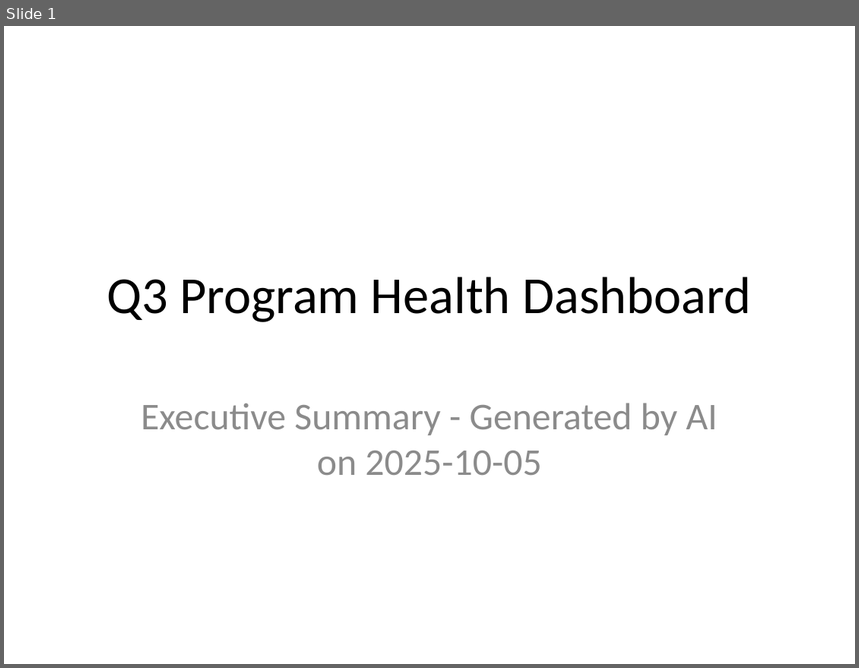
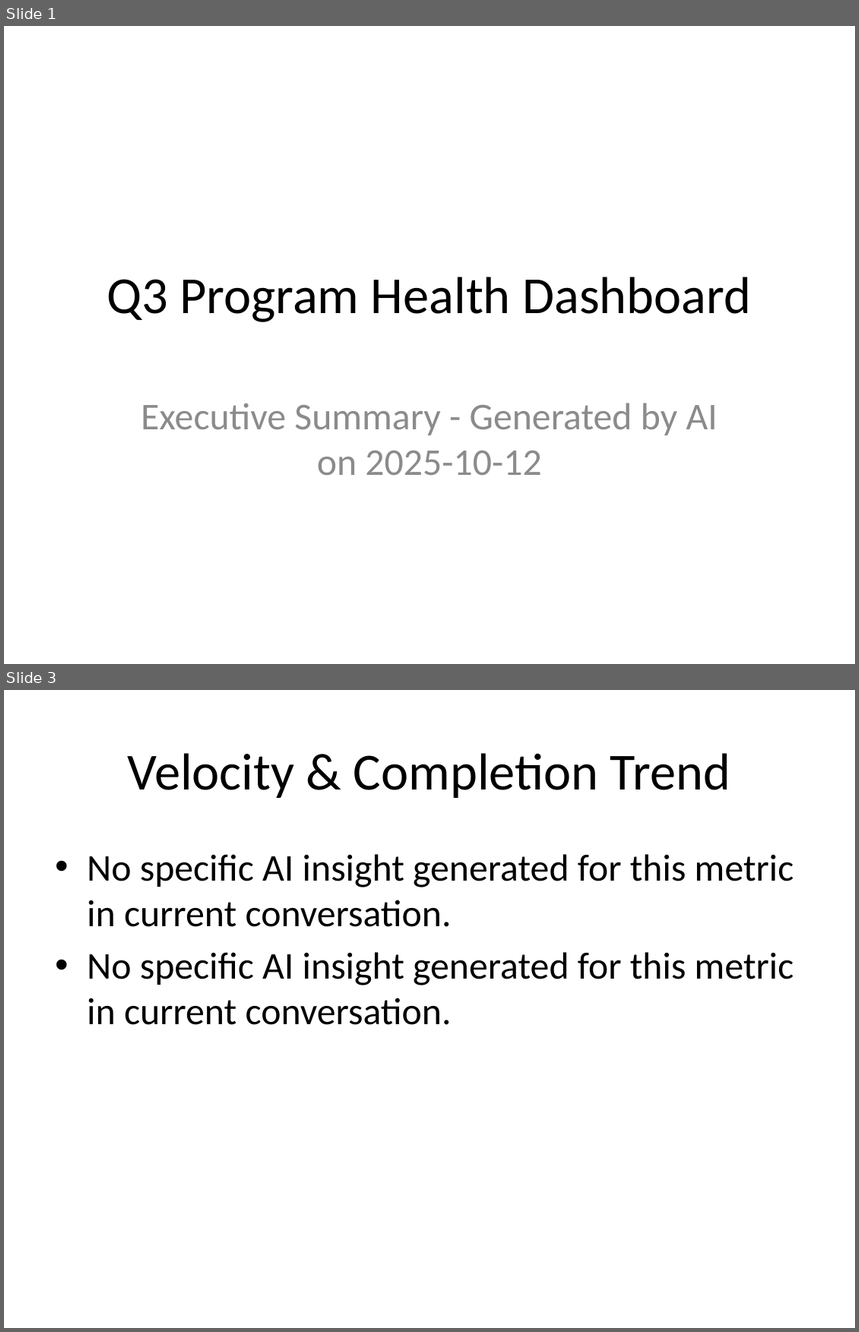
Before and after one commit to saurabh-lab/Project_Dashboard, a slide deck: Program_Health_Report.pptx. Shown one above the other, each under a label of ours: slide 1 before the commit, slides 1 and 3 after it; the slides between them are not shown. The pictures are 859x668 and 859x1332 pixels, drawn with LibreOffice and Linux fonts; fonts in the diff are those of the drawing. Boxes give left, top, right and bottom in pixels: in the first picture for what was removed or moved away, otherwise in the second. Text is boxed around its words. In the diff, an @@ line names an element or a change of style, - is before the commit and + after.

```diff
--- a/Program_Health_Report.pptx
+++ b/Program_Health_Report.pptx
@@ slide 3 added at (x1=4, y1=690, x2=855, y2=1328), background #FFFFFF @@
@@ title added at (x1=128, y1=753, x2=731, y2=798), 44 pt, text #000000 @@
+Velocity & Completion Trend
@@ text added at (x1=87, y1=854, x2=794, y2=1025), 32 pt, text #000000 @@
+• No specific AI insight generated for this metric in current conversation.
+• No specific AI insight generated for this metric in current conversation.
@@ slide 1 changed as well @@
@@ subtitle at (x1=141, y1=403, x2=718, y2=475): text changed @@
-Executive Summary - Generated by AI on 2025-10-05
+Executive Summary - Generated by AI on 2025-10-12
```
Also in this commit, not shown: 1 other slide changed, 1 slide removed, 5 other files.
